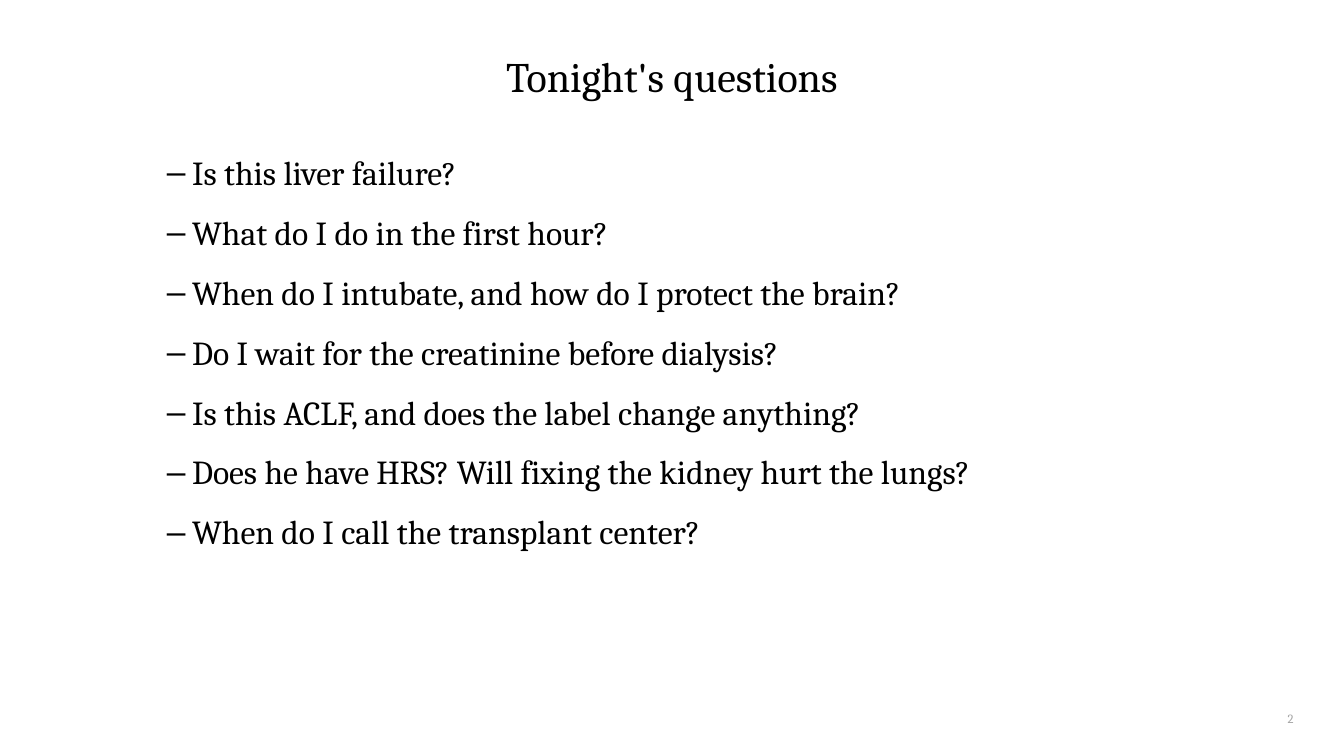
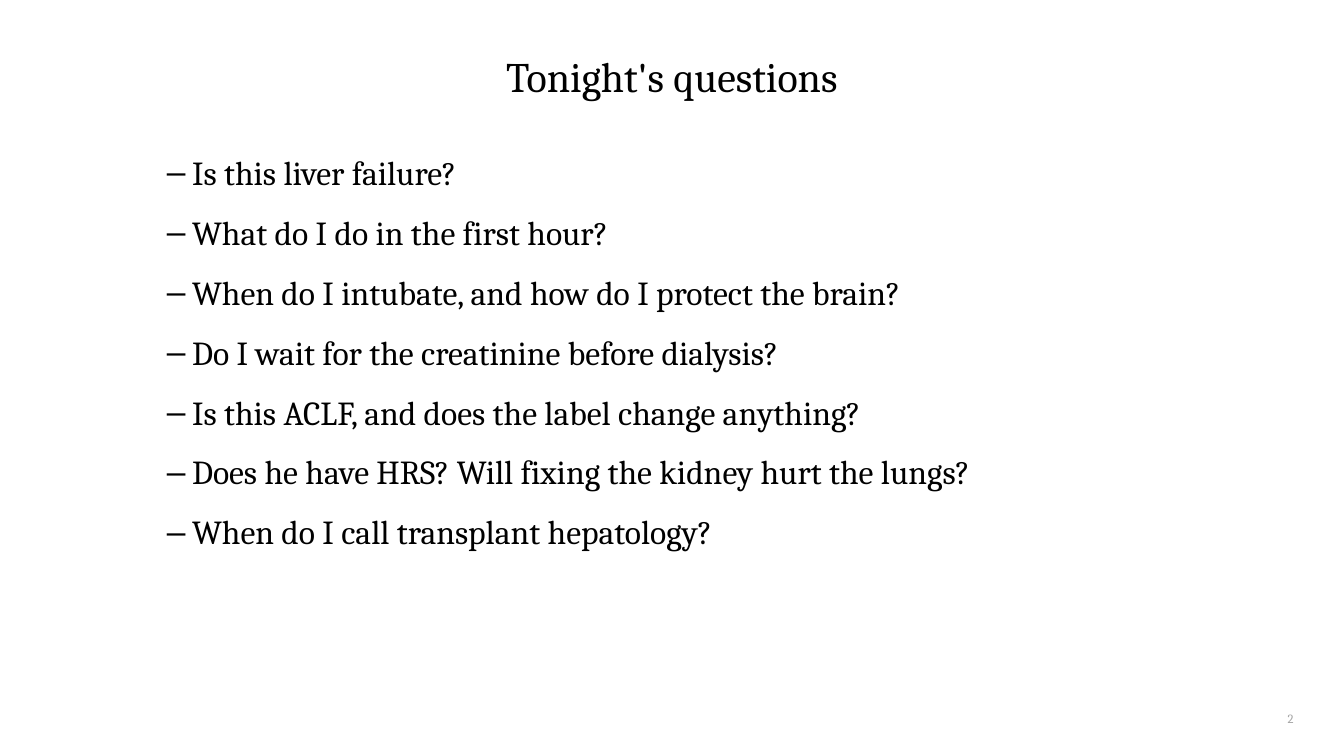
Before and after one commit to qaddodi/mohammad-almeqdadi-lectures, a slide deck: slide 2 of lectures/acute-liver-failure-aclf-in-icu/ALF and ACLF in the ICU.pptx. Drawn at 1344x756 pixels with LibreOffice and Linux fonts; fonts in the diff are those of the drawing. Boxes give left, top, right and bottom in pixels: in the first picture for what was removed or moved away, otherwise in the second. Text is boxed around its words. In the diff, an @@ line names an element or a change of style, - is before the commit and + after.

```diff
--- a/lectures/acute-liver-failure-aclf-in-icu/ALF and ACLF in the ICU.pptx
+++ b/lectures/acute-liver-failure-aclf-in-icu/ALF and ACLF in the ICU.pptx
@@ text at [192,520,712,552]: text changed @@
-– When do I call the transplant center?
+– When do I call transplant hepatology?
```
Also in this commit, not shown: 10 other slides changed, 1 slide added, 2 other files.
